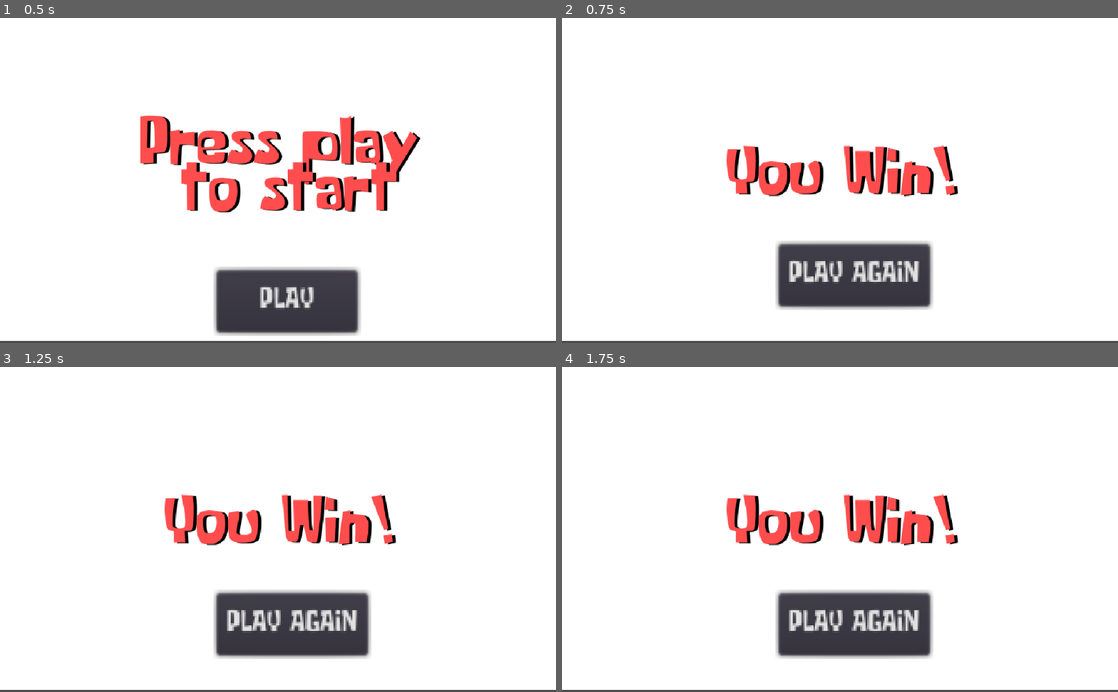
Above: before the commit, frames 1-4 (two rows, left to right).
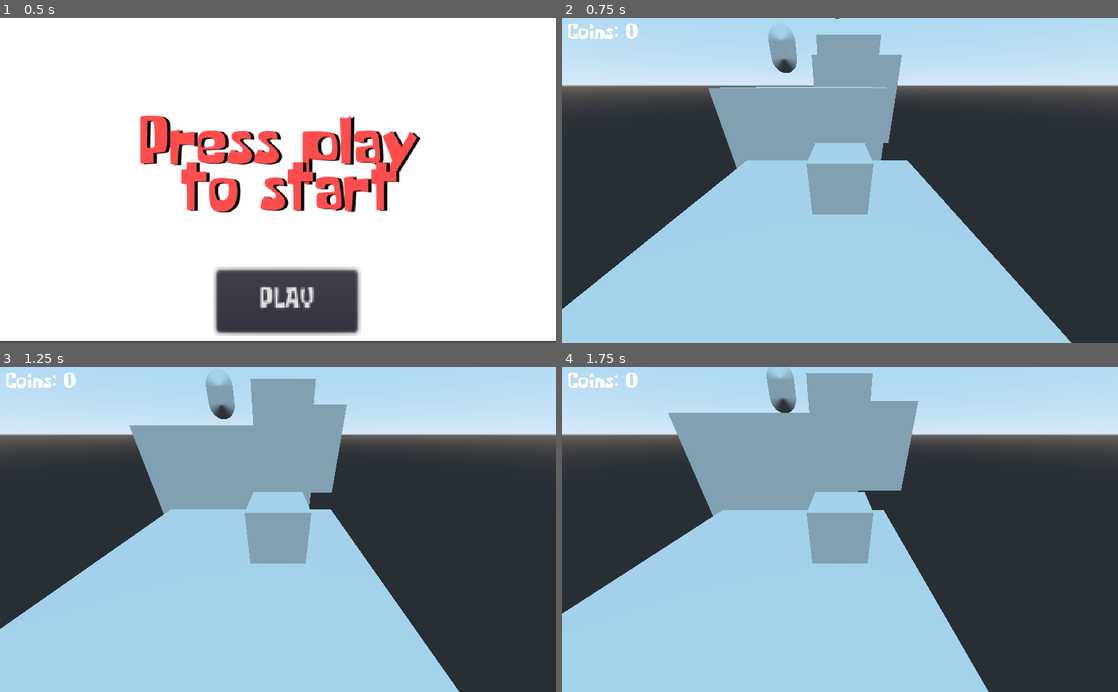
Above: after the commit, the same moments.

Repository: dwlcj/Project2
Game: Godot game, scene res://StartScreen.tscn
Same seed, same stepped clock (60 frames per second), same inputs: the game is played once before the commit and once after it.
Inputs (mouse positions are in pixels of both pictures, inside the frame that each line leads up to):
- Up to frame 1 (0.5 s): no input
- Up to frame 2 (0.75 s): click "PLAY" at 0.5 s
- Up to frame 3 (1.25 s): no input
- Up to frame 4 (1.75 s): click (856, 623) at 1.25 s, where only the run before the commit has a clickable "PLAY AGAIN"

Frame 1 is identical in both runs. In frame 2, 100% of the frame differs, in the area x 0-100%, y 0-100%; in frame 3, 100%; in frame 4, 100%.

Commit message:
HUD displays on screen

Diff:
--- a/GUI.tscn
+++ b/GUI.tscn
@@ -14,8 +14,10 @@
 }
 
 [node name="Label" type="Label" parent="."]
-margin_right = 276.0
-margin_bottom = 40.0
+margin_left = 10.0
+margin_top = 10.0
+margin_right = 286.0
+margin_bottom = 50.0
 custom_fonts/font = SubResource( 1 )
 text = "Coins: 0"
 __meta__ = {
--- a/Main.tscn
+++ b/Main.tscn
@@ -1,8 +1,10 @@
-[gd_scene load_steps=4 format=2]
+[gd_scene load_steps=6 format=2]
 
 [ext_resource path="res://Goal.tscn" type="PackedScene" id=1]
 [ext_resource path="res://NewPlayer.tscn" type="PackedScene" id=2]
 [ext_resource path="res://Floor.tscn" type="PackedScene" id=3]
+[ext_resource path="res://GUI.tscn" type="PackedScene" id=4]
+[ext_resource path="res://Coin.tscn" type="PackedScene" id=5]
 
 [node name="Main" type="Spatial"]
 transform = Transform( 1, 0, 0, 0, 1, 0, 0, 0, 1, -0.0127995, 0, 0.00190115 )
@@ -21,5 +23,17 @@
 [node name="Spatial" parent="." instance=ExtResource( 2 )]
 transform = Transform( 1, 0, 0, 0, 1, 0, 0, 0, 1, -0.433937, 6.82053, 1.07841 )
 
+[node name="Camera" parent="Spatial" index="0"]
+transform = Transform( -1, 5.22898e-08, -7.00607e-08, 9.77264e-09, 0.863241, 0.504792, 8.68748e-08, 0.504792, -0.863241, 0, 3.02313, -5.45283 )
+
 [node name="Goal" parent="." instance=ExtResource( 1 )]
-transform = Transform( 1, 0, 0, 0, 1, 0, 0, 0, 1, 0.0632713, 17.6523, 35.4115 )
+transform = Transform( 1, 0, 0, 0, 1, 0, 0, 0, 1, 0.0632713, 21.3559, 35.4115 )
+
+[node name="HUD" type="CanvasLayer" parent="."]
+
+[node name="Control" parent="HUD" instance=ExtResource( 4 )]
+
+[node name="Spatial2" parent="." instance=ExtResource( 5 )]
+transform = Transform( 1, 0, 0, 0, 1, 0, 0, 0, 1, 3.92776, 12.3832, 11.4444 )
+
+[editable path="Spatial"]
--- a/StartScreen.tscn
+++ b/StartScreen.tscn
@@ -32,6 +32,9 @@
  to start"
 align = 1
 valign = 1
+__meta__ = {
+"_edit_use_anchors_": false
+}
 
 [node name="Button" parent="." instance=ExtResource( 2 )]
 margin_top = 465.768
